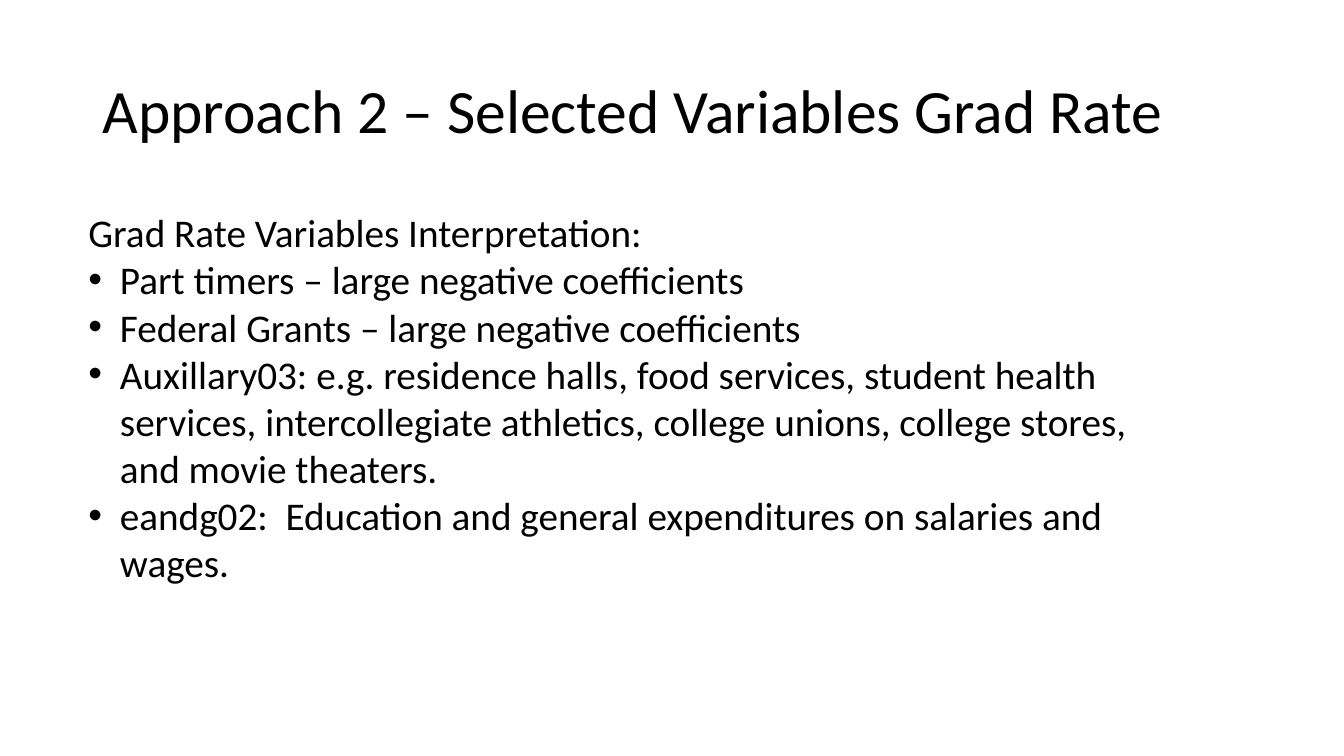
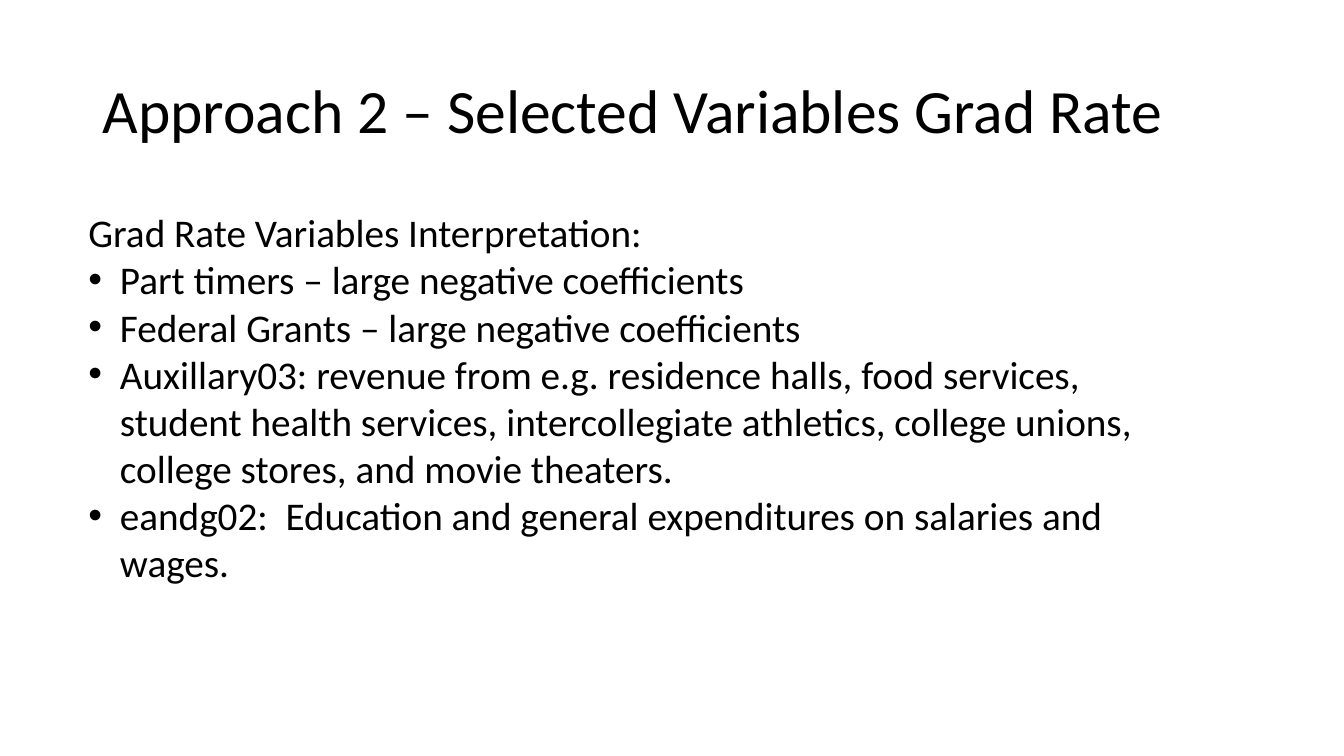
Before and after one commit to duncan-clark/DeltaCostProject_DataAnalysis, a slide deck: slide 11 of reports/18_03_13 Presentation.pptx. Drawn at 1344x756 pixels with LibreOffice and Linux fonts; fonts in the diff are those of the drawing. Boxes give left, top, right and bottom in pixels: in the first picture for what was removed or moved away, otherwise in the second. Text is boxed around its words. In the diff, an @@ line names an element or a change of style, - is before the commit and + after.

```diff
--- a/reports/18_03_13 Presentation.pptx
+++ b/reports/18_03_13 Presentation.pptx
@@ text at [120,361,1131,490]: text changed @@
-• Auxillary03: e.g. residence halls, food services, student health services, intercollegiate athletics, college unions, college stores, and movie theaters.
+• Auxillary03: revenue from e.g. residence halls, food services, student health services, intercollegiate athletics, college unions, college stores, and movie theaters.
```
Also in this commit, not shown: 2 other slides changed, 1 other file.
